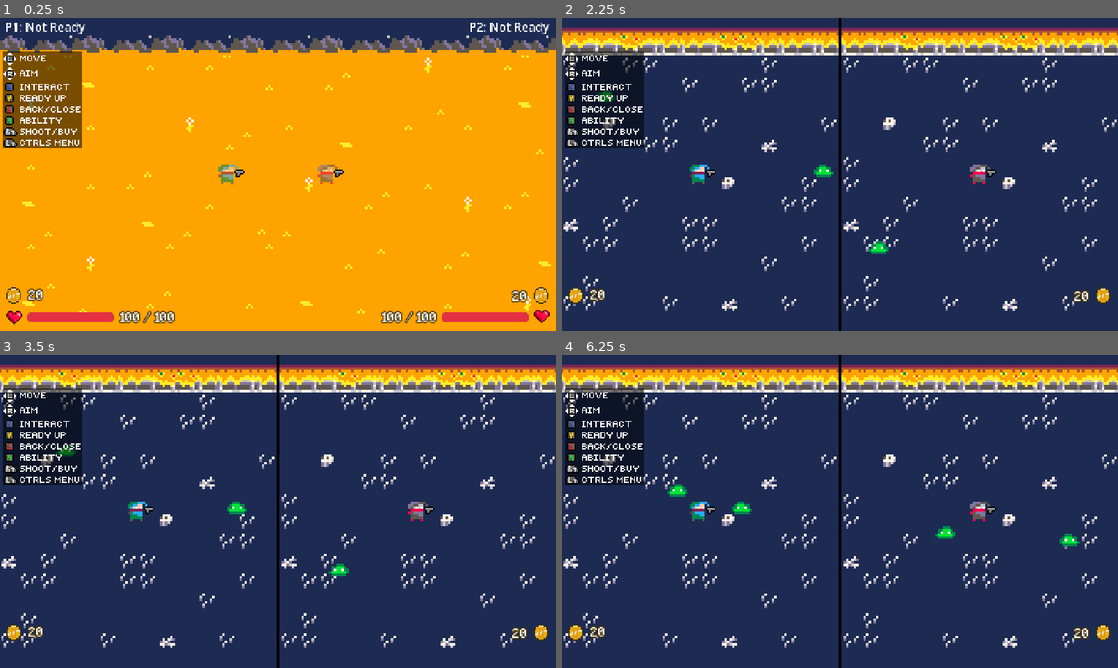
Above: before the commit, frames 1-4 (two rows, left to right).
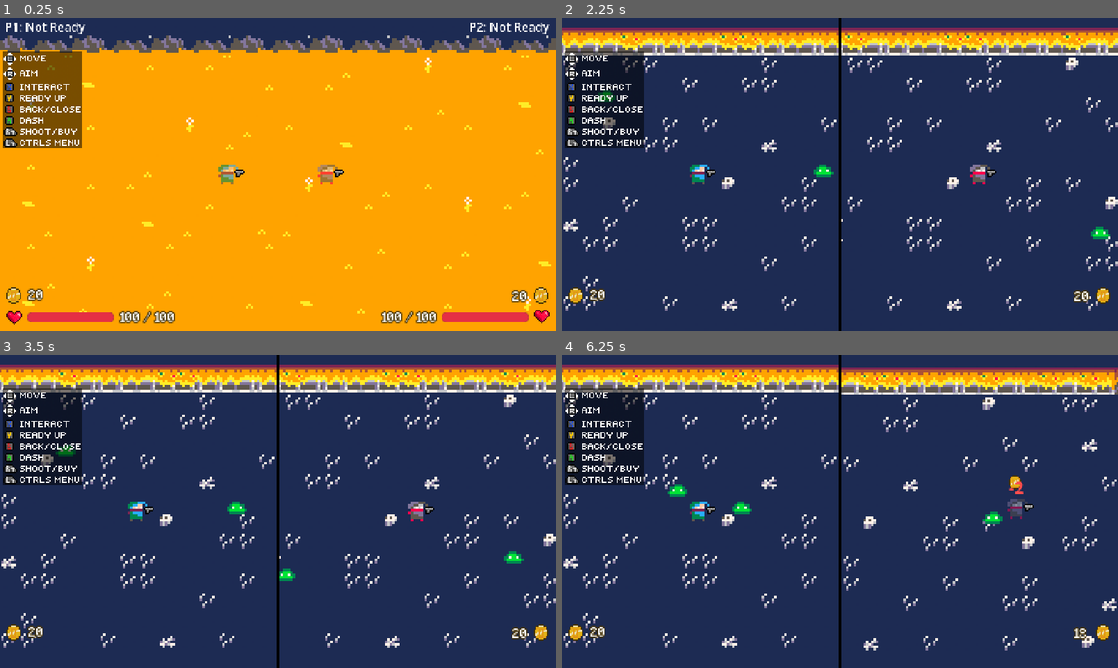
Above: after the commit, the same moments.

Repository: SamZhang150/rivals-ascent
Game: Godot game, scene res://scenes/core/splitscreen.tscn
Two runs of this game, one before a commit and one after it. Both use one fixed random seed, a clock stepped at 60 frames per second and the inputs below.
Inputs (mouse positions are in pixels of both pictures, inside the frame that each line leads up to):
- Up to frame 1 (0.25 s): no input
- Up to frame 2 (2.25 s): move the mouse to (962, 158) at 0.52 s; hold Shift (p1_ready) 0.53-1.28 s; click (962, 158) at 0.67 s; tap Enter at 1.25 s; move the mouse to (728, 190) at 1.27 s; tap M (p2_ready) at 1.35 s; click (728, 190) at 1.42 s; move the mouse to (895, 105) at 2.02 s; hold Shift (p1_ready) from 2.03 s (still down); click (895, 105) at 2.17 s
- Up to frame 3 (3.5 s): move the mouse to (250, 574) at 2.77 s; release Shift (p1_ready) at 2.78 s; tap M (p2_ready) at 2.85 s; click (250, 574) at 2.92 s
- Up to frame 4 (6.25 s): move the mouse to (1006, 558) at 3.52 s; hold Shift (p1_ready) 3.53-4.28 s; click (1006, 558) at 3.67 s; move the mouse to (673, 464) at 4.27 s; tap M (p2_ready) at 4.35, 5.85 s; click (673, 464) at 4.42 s; move the mouse to (867, 511) at 5.02 s; hold Shift (p1_ready) 5.03-5.78 s; click (867, 511) at 5.17 s; move the mouse to (756, 433) at 5.77 s; click (756, 433) at 5.92 s

The runs differ from the first frame. In frame 1, less than 0.1% of the frame differs, in the area x 3-12%, y 31-34%; in frame 2, 4.5%; in frame 3, 4.7%; in frame 4, 6.8%, in the area x 3-100%, y 3-95%.

Commit message:
add weapons + inventory scrolling, fix camera, rework dash

Diff:
--- a/project.godot
+++ b/project.godot
@@ -119,6 +119,26 @@
 "events": [Object(InputEventKey,"resource_local_to_scene":false,"resource_name":"","device":-1,"window_id":0,"alt_press …(195 unchanged characters)…
 ]
 }
+p1_invprev={
+"deadzone": 0.2,
+"events": [Object(InputEventKey,"resource_local_to_scene":false,"resource_name":"","device":-1,"window_id":0,"alt_pressed":false,"shift_pressed":false,"ctrl_pressed":false,"meta_pressed":false,"pressed":false,"keycode":0,"physical_keycode":49,"key_label":0,"unicode":49,"location":0,"echo":false,"script":null)
+]
+}
+p2_invprev={
+"deadzone": 0.2,
+"events": [Object(InputEventKey,"resource_local_to_scene":false,"resource_name":"","device":-1,"window_id":0,"alt_pressed":false,"shift_pressed":false,"ctrl_pressed":false,"meta_pressed":false,"pressed":false,"keycode":0,"physical_keycode":59,"key_label":0,"unicode":59,"location":0,"echo":false,"script":null)
+]
+}
+p1_invnext={
+"deadzone": 0.2,
+"events": [Object(InputEventKey,"resource_local_to_scene":false,"resource_name":"","device":-1,"window_id":0,"alt_pressed":false,"shift_pressed":false,"ctrl_pressed":false,"meta_pressed":false,"pressed":false,"keycode":0,"physical_keycode":50,"key_label":0,"unicode":50,"location":0,"echo":false,"script":null)
+]
+}
+p2_invnext={
+"deadzone": 0.2,
+"events": [Object(InputEventKey,"resource_local_to_scene":false,"resource_name":"","device":-1,"window_id":0,"alt_pressed":false,"shift_pressed":false,"ctrl_pressed":false,"meta_pressed":false,"pressed":false,"keycode":0,"physical_keycode":39,"key_label":0,"unicode":39,"location":0,"echo":false,"script":null)
+]
+}
 
 [layer_names]
 
--- a/scenes/entities/player.tscn
+++ b/scenes/entities/player.tscn
@@ -1,8 +1,29 @@
 [gd_scene format=3 uid="uid://dghjbmvjnkbp7"]
 
 [ext_resource type="Script" uid="uid://cxe7kvyjcwd6a" path="res://scripts/player.gd" id="1_ucweq"]
+[ext_resource type="Texture2D" uid="uid://bdb5a2dw0lkhf" path="res://assets/sprites/player/playerdash.png" id="2_1ie0h"]
 [ext_resource type="Texture2D" uid="uid://dir2ul2myjcyk" path="res://assets/sprites/pico8.png" id="2_08t41"]
 
+[sub_resource type="AtlasTexture" id="AtlasTexture_b6tgf"]
+atlas = ExtResource("2_1ie0h")
+region = Rect2(0, 0, 12, 8)
+
+[sub_resource type="AtlasTexture" id="AtlasTexture_73kkf"]
+atlas = ExtResource("2_1ie0h")
+region = Rect2(12, 0, 12, 8)
+
+[sub_resource type="AtlasTexture" id="AtlasTexture_n5sgd"]
+atlas = ExtResource("2_1ie0h")
+region = Rect2(24, 0, 12, 8)
+
+[sub_resource type="AtlasTexture" id="AtlasTexture_5ki56"]
+atlas = ExtResource("2_1ie0h")
+region = Rect2(36, 0, 12, 8)
+
+[sub_resource type="AtlasTexture" id="AtlasTexture_saib0"]
+atlas = ExtResource("2_1ie0h")
+region = Rect2(48, 0, 12, 8)
+
 [sub_resource type="AtlasTexture" id="AtlasTexture_08t41"]
 atlas = ExtResource("2_08t41")
 region = Rect2(0, 0, 8, 8)
@@ -18,6 +39,26 @@
 [sub_resource type="AtlasTexture" id="AtlasTexture_c5rqy"]
 atlas = ExtResource("2_08t41")
 region = Rect2(24, 0, 8, 8)
+
+[sub_resource type="AtlasTexture" id="AtlasTexture_ogpgs"]
+atlas = ExtResource("2_1ie0h")
+region = Rect2(0, 8, 12, 8)
+
+[sub_resource type="AtlasTexture" id="AtlasTexture_spk56"]
+atlas = ExtResource("2_1ie0h")
+region = Rect2(12, 8, 12, 8)
+
+[sub_resource type="AtlasTexture" id="AtlasTexture_1yk18"]
+atlas = ExtResource("2_1ie0h")
+region = Rect2(24, 8, 12, 8)
+
+[sub_resource type="AtlasTexture" id="AtlasTexture_b4o2o"]
+atlas = ExtResource("2_1ie0h")
+region = Rect2(36, 8, 12, 8)
+
+[sub_resource type="AtlasTexture" id="AtlasTexture_yr3on"]
+atlas = ExtResource("2_1ie0h")
+region = Rect2(48, 8, 12, 8)
 
 [sub_resource type="AtlasTexture" id="AtlasTexture_1ie0h"]
 atlas = ExtResource("2_08t41")
@@ -38,6 +79,26 @@
 [sub_resource type="SpriteFrames" id="SpriteFrames_dnykm"]
 animations = [{
 "frames": [{
+"duration": 0.6,
+"texture": SubResource("AtlasTexture_b6tgf")
+}, {
+"duration": 0.5,
+"texture": SubResource("AtlasTexture_73kkf")
+}, {
+"duration": 0.9,
+"texture": SubResource("AtlasTexture_n5sgd")
+}, {
+"duration": 0.6,
+"texture": SubResource("AtlasTexture_5ki56")
+}, {
+"duration": 0.6,
+"texture": SubResource("AtlasTexture_saib0")
+}],
+"loop": true,
+"name": &"p1_dash",
+"speed": 5.0
+}, {
+"frames": [{
 "duration": 1.0,
 "texture": SubResource("AtlasTexture_08t41")
 }],
@@ -60,6 +121,26 @@
 }],
 "loop": true,
 "name": &"p1_run",
+"speed": 5.0
+}, {
+"frames": [{
+"duration": 1.0,
+"texture": SubResource("AtlasTexture_ogpgs")
+}, {
+"duration": 1.0,
+"texture": SubResource("AtlasTexture_spk56")
+}, {
+"duration": 1.0,
+"texture": SubResource("AtlasTexture_1yk18")
+}, {
+"duration": 1.0,
+"texture": SubResource("AtlasTexture_b4o2o")
+}, {
+"duration": 1.0,
+"texture": SubResource("AtlasTexture_yr3on")
+}],
+"loop": true,
+"name": &"p2_dash",
 "speed": 5.0
 }, {
 "frames": [{
@@ -102,13 +183,14 @@
 collision_layer = 2
 script = ExtResource("1_ucweq")
 speed = 100.0
-dash_duration = 0.18
+dash_duration = 0.12
 dash_cooldown = 1.2
 
 [node name="AnimatedSprite2D" type="AnimatedSprite2D" parent="." unique_id=1251588531]
 texture_filter = 1
 sprite_frames = SubResource("SpriteFrames_dnykm")
-animation = &"p1_run"
+animation = &"p1_dash"
+frame_progress = 0.9713991
 
 [node name="CollisionShape2D" type="CollisionShape2D" parent="." unique_id=924631295]
 shape = SubResource("RectangleShape2D_1ie0h")
--- /dev/null
+++ b/scenes/entities/weapons/50cal.tscn
@@ -0,0 +1,57 @@
+[gd_scene format=3 uid="uid://c7cpfrihfo4vk"]
+
+[ext_resource type="Script" uid="uid://do6ylt0ahl1lb" path="res://scripts/weapons/gun.gd" id="1_w1bjy"]
+[ext_resource type="PackedScene" uid="uid://o5n41athbj2o" path="res://scenes/entities/weapons/laser_projectile.tscn" id="2_28i2p"]
+[ext_resource type="Texture2D" uid="uid://cwnnkwxyfyclo" path="res://assets/sprites/weapons/50cal.png" id="3_w1bjy"]
+
+[sub_resource type="AtlasTexture" id="AtlasTexture_28i2p"]
+atlas = ExtResource("3_w1bjy")
+region = Rect2(42, 0, 42, 12)
+
+[sub_resource type="AtlasTexture" id="AtlasTexture_x3bna"]
+atlas = ExtResource("3_w1bjy")
+region = Rect2(84, 0, 42, 12)
+
+[sub_resource type="AtlasTexture" id="AtlasTexture_et1bk"]
+atlas = ExtResource("3_w1bjy")
+region = Rect2(126, 0, 42, 12)
+
+[sub_resource type="SpriteFrames" id="SpriteFrames_kkxoa"]
+animations = [{
+"frames": [{
+"duration": 0.5,
+"texture": SubResource("AtlasTexture_28i2p")
+}, {
+"duration": 0.5,
+"texture": SubResource("AtlasTexture_x3bna")
+}, {
+"duration": 1.0,
+"texture": SubResource("AtlasTexture_et1bk")
+}],
+"loop": false,
+"name": &"fire",
+"speed": 5.0
+}, {
+"frames": [{
+"duration": 1.0,
+"texture": SubResource("AtlasTexture_et1bk")
+}],
+"loop": true,
+"name": &"idle",
+"speed": 5.0
+}]
+
+[node name="50Cal" type="Node2D" unique_id=1518235098]
+scale = Vector2(0.5, 0.5)
+script = ExtResource("1_w1bjy")
+fire_rate = 2.0
+damage = 50
+bullet_speed = 500.0
+max_ammo = 5
+reload_time = 5.0
+current_ammo = 5
+projectile_scene = ExtResource("2_28i2p")
+
+[node name="AnimatedSprite2D" type="AnimatedSprite2D" parent="." unique_id=110348040]
+sprite_frames = SubResource("SpriteFrames_kkxoa")
+animation = &"idle"
--- a/scenes/entities/weapons/ak47.tscn
+++ b/scenes/entities/weapons/ak47.tscn
@@ -51,7 +51,7 @@
 fire_rate = 8.0
 is_auto = true
 damage = 10
-bullet_length = 8.0
+bullet_length = 6.0
 bullet_speed = 300.0
 max_ammo = 20
 reload_time = 2.0
--- /dev/null
+++ b/scenes/entities/weapons/goldak47.tscn
@@ -0,0 +1,61 @@
+[gd_scene format=3 uid="uid://bd48fr7dajlel"]
+
+[ext_resource type="Script" uid="uid://do6ylt0ahl1lb" path="res://scripts/weapons/gun.gd" id="1_qimld"]
+[ext_resource type="PackedScene" uid="uid://o5n41athbj2o" path="res://scenes/entities/weapons/laser_projectile.tscn" id="2_a11vi"]
+[ext_resource type="Texture2D" uid="uid://c2ym6ud5luneh" path="res://assets/sprites/weapons/goldak47.png" id="3_qimld"]
+
+[sub_resource type="AtlasTexture" id="AtlasTexture_a11vi"]
+atlas = ExtResource("3_qimld")
+region = Rect2(22, 0, 22, 12)
+
+[sub_resource type="AtlasTexture" id="AtlasTexture_vml03"]
+atlas = ExtResource("3_qimld")
+region = Rect2(44, 0, 22, 12)
+
+[sub_resource type="AtlasTexture" id="AtlasTexture_5lhnl"]
+atlas = ExtResource("3_qimld")
+region = Rect2(66, 0, 22, 12)
+
+[sub_resource type="SpriteFrames" id="SpriteFrames_lnll2"]
+animations = [{
+"frames": [{
+"duration": 0.5,
+"texture": SubResource("AtlasTexture_a11vi")
+}, {
+"duration": 0.5,
+"texture": SubResource("AtlasTexture_vml03")
+}, {
+"duration": 1.0,
+"texture": SubResource("AtlasTexture_5lhnl")
+}],
+"loop": false,
+"name": &"fire",
+"speed": 5.0
+}, {
+"frames": [{
+"duration": 1.0,
+"texture": SubResource("AtlasTexture_5lhnl")
+}],
+"loop": true,
+"name": &"idle",
+"speed": 5.0
+}]
+
+[node name="GoldAK47" type="Node2D" unique_id=127409894]
+scale = Vector2(0.5, 0.5)
+script = ExtResource("1_qimld")
+fire_rate = 12.0
+is_auto = true
+damage = 10
+bullet_length = 8.0
+bullet_speed = 300.0
+max_ammo = 20
+reload_time = 2.0
+current_ammo = 20
+projectile_scene = ExtResource("2_a11vi")
+
+[node name="AnimatedSprite2D" type="AnimatedSprite2D" parent="." unique_id=1560634533]
+sprite_frames = SubResource("SpriteFrames_lnll2")
+animation = &"fire"
+frame = 2
+frame_progress = 1.0
--- a/scenes/entities/weapons/pistol.tscn
+++ b/scenes/entities/weapons/pistol.tscn
@@ -49,9 +49,10 @@
 scale = Vector2(0.5, 0.5)
 script = ExtResource("1_pojl6")
 fire_rate = 4.0
-damage = 1000
-bullet_length = 4.0
-bullet_speed = 280.0
+is_auto = true
+damage = 12
+bullet_length = 2.0
+bullet_speed = 200.0
 max_ammo = 10
 reload_time = 1.0
 current_ammo = 10
--- a/scenes/levels/shared/shop.tscn
+++ b/scenes/levels/shared/shop.tscn
@@ -587,6 +587,11 @@
 position = Vector2(47, 52)
 texture = ExtResource("3_rn1qy")
 
+[node name="CamTopLeft" type="Marker2D" parent="." unique_id=897993050]
+
+[node name="CamBottomRight" type="Marker2D" parent="." unique_id=931638209]
+position = Vector2(224, 128)
+
 [connection signal="body_entered" from="ShopStations/UpgradeStation" to="ShopStations/UpgradeStation" method="_on_body_entered"]
 [connection signal="body_exited" from="ShopStations/UpgradeStation" to="ShopStations/UpgradeStation" method="_on_body_exited"]
 [connection signal="body_entered" from="ShopStations/BuyStation" to="ShopStations/BuyStation" method="_on_body_entered"]
--- a/scripts/core/splitscreen.gd
+++ b/scripts/core/splitscreen.gd
@@ -110,9 +110,15 @@
 		return
 
 	if p1:
-		_center_viewport_on(left_viewport, p1.global_position, p1_dungeon_rooms[p1_room_index])
+		if phase == Phase.SHOP_WAITING and p1_finished_dungeon and shop_instance:
+			_center_viewport_on(left_viewport, p1.global_position, shop_instance)
+		elif p1_room_index >= 0 and p1_room_index < p1_dungeon_rooms.size():
+			_center_viewport_on(left_viewport, p1.global_position, p1_dungeon_rooms[p1_room_index])
 	if p2:
-		_center_viewport_on(right_viewport, p2.global_position, p2_dungeon_rooms[p2_room_index])
+		if phase == Phase.SHOP_WAITING and p2_finished_dungeon and shop_instance:
+			_center_viewport_on(right_viewport, p2.global_position, shop_instance)
+		elif p2_room_index >= 0 and p2_room_index < p2_dungeon_rooms.size():
+			_center_viewport_on(right_viewport, p2.global_position, p2_dungeon_rooms[p2_room_index])
 
 func _center_viewport_on(vp: SubViewport, target_pos: Vector2, room: Node2D) -> void:
 	if room == null:
--- a/scripts/global.gd
+++ b/scripts/global.gd
@@ -32,6 +32,8 @@
 	_add_joy_motion_event(prefix + "attack", device_id, JOY_AXIS_TRIGGER_RIGHT, 1.0)
 	_add_joy_button_event(prefix + "interact", device_id, JOY_BUTTON_X)
 	_add_joy_button_event(prefix + "dash", device_id, JOY_BUTTON_A)
+	_add_joy_button_event(prefix + "invprev", device_id, JOY_BUTTON_LEFT_SHOULDER)
+	_add_joy_button_event(prefix + "invnext", device_id, JOY_BUTTON_RIGHT_SHOULDER)
 	_add_joy_button_event(prefix + "back", device_id, JOY_BUTTON_B)
 	_add_joy_button_event(prefix + "ready", device_id, JOY_BUTTON_Y)
 
@@ -82,7 +84,9 @@
 		"attack_cooldown": 1.75,
 		"invuln_time": 0.75,
 		"knockback_strength": 120.0,
-		"knockback_decay": 700.0
+		"knockback_decay": 700.0,
+		"dashes_max": 1,
+		"dashes_available": 1
 	},
 	2: {
 		"health": 100,
@@ -94,6 +98,8 @@
 		"attack_cooldown": 1.75,
 		"invuln_time": 0.75,
 		"knockback_strength": 120.0,
-		"knockback_decay": 700.0
+		"knockback_decay": 700.0,
+		"dashes_max": 1,
+		"dashes_available": 1
 	}
 }
--- a/scripts/player.gd
+++ b/scripts/player.gd
@@ -24,6 +24,9 @@
 @export var speed: float = 50.0
 @export var max_health: int = 100
 @export var starter_weapon_scene: PackedScene = preload("res://scenes/entities/weapons/pistol.tscn")
+@export var ak47_weapon_scene: PackedScene = preload("res://scenes/entities/weapons/ak47.tscn")
+@export var fifty_cal_weapon_scene: PackedScene = preload("res://scenes/entities/weapons/50cal.tscn")
+@export var gold_ak_weapon_scene: PackedScene = preload("res://scenes/entities/weapons/goldak47.tscn")
 @export var weapon_offset: Vector2 = Vector2(5, -1)
 @export var aim_deadzone: float = 0.25
 @export var dash_speed: float = 300.0
@@ -43,6 +46,7 @@
 var last_move_direction: Vector2 = Vector2.RIGHT
 var last_aim_direction: Vector2 = Vector2.RIGHT
 var equipped_weapon: Node2D = null
+var current_weapon_index: int = 0
 
 var is_invulnerable: bool = false
 var damage_knockback: Vector2 = Vector2.ZERO
@@ -61,13 +65,13 @@
 # Input action prefixes
 var _prefix: String = "p1_"
 
+var _weapon_scenes: Dictionary = {}
+
 # Dash
-var has_dash: bool = false
 var is_dashing: bool = false
-var can_dash: bool = true
 var dash_direction: Vector2 = Vector2.ZERO
 var _dash_timer: Timer = null
-var _dash_cooldown_timer: Timer = null
+var _dash_recharge_timer: Timer = null
 
 @onready var sprite: AnimatedSprite2D = $AnimatedSprite2D
 @onready var attack_area: Area2D = $AttackArea
@@ -91,6 +95,7 @@
 	hitbox.add_to_group("player_hitbox")
 
 	_prefix = "p1_" if player_id == 1 else "p2_"
+	_register_weapon_scenes()
 	attack_area.monitoring = false
 	attack_timer.timeout.connect(_on_attack_cooldown_finished)
 
@@ -108,11 +113,11 @@
 	_dash_timer.timeout.connect(_on_dash_finished)
 	add_child(_dash_timer)
 
-	_dash_cooldown_timer = Timer.new()
-	_dash_cooldown_timer.one_shot = true
-	_dash_cooldown_timer.wait_time = dash_cooldown
-	_dash_cooldown_timer.timeout.connect(_on_dash_cooldown_finished)
-	add_child(_dash_cooldown_timer)
+	_dash_recharge_timer = Timer.new()
+	_dash_recharge_timer.one_shot = true
+	_dash_recharge_timer.wait_time = dash_cooldown
+	_dash_recharge_timer.timeout.connect(_on_dash_recharge_finished)
+	add_child(_dash_recharge_timer)
 
 	# Connect hitbox signals to track enemies in contact
 	hitbox.area_entered.connect(_on_hitbox_area_entered)
@@ -195,6 +200,14 @@
 		_try_dash()
 		return
 
+	if event.is_action_pressed(_prefix + "invprev"):
+		cycle_weapon(-1)
+		return
+
+	if event.is_action_pressed(_prefix + "invnext"):
+		cycle_weapon(1)
+		return
+
 	if not can_attack:
 		return
 
@@ -302,7 +315,56 @@
 		print("popup missing show_amount")
 
 func _equip_starter_weapon() -> void:
+	if not inventory.has("pistol"):
+		inventory.append("pistol")
+	current_weapon_index = inventory.find("pistol")
 	equip_weapon_scene(starter_weapon_scene)
+
+
+func _register_weapon_scenes() -> void:
+	_weapon_scenes.clear()
+	if starter_weapon_scene != null:
+		_weapon_scenes["pistol"] = starter_weapon_scene
+	if ak47_weapon_scene != null:
+		_weapon_scenes["ak47"] = ak47_weapon_scene
+	if fifty_cal_weapon_scene != null:
+		_weapon_scenes["50cal"] = fifty_cal_weapon_scene
+	if gold_ak_weapon_scene != null:
+		_weapon_scenes["gold_ak"] = gold_ak_weapon_scene
+
+
+func add_weapon_to_inventory(weapon_key: String, auto_equip: bool = true) -> bool:
+	if weapon_key == "":
+		return false
+	if not _weapon_scenes.has(weapon_key):
+		push_warning("Unknown weapon key: " + weapon_key)
+		return false
+	if not inventory.has(weapon_key):
+		inventory.append(weapon_key)
+
+	if auto_equip:
+		var idx := inventory.find(weapon_key)
+		if idx != -1:
+			current_weapon_index = idx
+		equip_weapon_scene(_weapon_scenes[weapon_key])
+
+	return true
+
+
+func cycle_weapon(direction: int) -> void:
+	if inventory.size() <= 1:
+		return
+	if shop_ui_open or not can_move:
+		return
+	if is_dashing:
+		return
+
+	current_weapon_index = wrapi(current_weapon_index + direction, 0, inventory.size())
+	var weapon_key: String = inventory[current_weapon_index]
+	if not _weapon_scenes.has(weapon_key):
+		return
+
+	equip_weapon_scene(_weapon_scenes[weapon_key])
 
 
 func equip_weapon_scene(weapon_scene: PackedScene) -> void:
@@ -479,7 +541,6 @@
 	attack_area.monitoring = false
 
 	is_dashing = false
-	can_dash = true
 	dash_direction = Vector2.ZERO
 
 
@@ -501,9 +562,12 @@
 	)
 
 func _try_dash() -> void:
-	if not has_dash:
-		return
-	if not can_dash:
+	var stats = Global.player_stats[player_id]
+	var dashes_available: int = int(stats.get("dashes_available", 0))
+
+	if dashes_available <= 0:
+		return
+	if _dash_recharge_timer.is_stopped() == false:
 		return
 	if not can_move:
 		return
@@ -520,7 +584,12 @@
 		return
 
 	is_dashing = true
-	can_dash = false
+	sprite.play(_prefix + "dash")
+	sprite.frame = 0
+	sprite.frame_progress = 0.0
+	dashes_available -= 1
+	stats["dashes_available"] = dashes_available
+
 	dash_direction = input_dir
 	last_move_direction = input_dir
 
@@ -531,15 +600,19 @@
 	_update_weapon_pose(dash_direction)
 
 	_dash_timer.start()
-	_dash_cooldown_timer.start()
+
+	# If all dashes used, start recharge timer
+	if dashes_available <= 0:
+		_dash_recharge_timer.start()
 
 
 func _on_dash_finished() -> void:
 	is_dashing = false
 
 
-func _on_dash_cooldown_finished() -> void:
-	can_dash = true
+func _on_dash_recharge_finished() -> void:
+	var stats = Global.player_stats[player_id]
+	stats["dashes_available"] = int(stats.get("dashes_max", 0))
 
 # ─── SHOP INTERACTION ────────────────────────────────────
 
--- a/scripts/ui/shop_ui.gd
+++ b/scripts/ui/shop_ui.gd
@@ -1,6 +1,8 @@
 extends Control
 
 const AK47_SCENE: PackedScene = preload("res://scenes/entities/weapons/ak47.tscn")
+const FIFTY_CAL_SCENE: PackedScene = preload("res://scenes/entities/weapons/50cal.tscn")
+const GOLD_AK_SCENE: PackedScene = preload("res://scenes/entities/weapons/goldak47.tscn")
 
 @onready var p1_shop_ui: Control = $Root/P1ShopUI
 @onready var p1_main_panel: Panel = $Root/P1ShopUI/MainPanel
@@ -132,10 +134,12 @@
 			title_label.text = "Upgrade"
 			_add_upgrade_button(player_id, options_container, "+10 Max HP", 20)
 			_add_upgrade_button(player_id, options_container, "+10 Speed", 25)
+			_add_dash_upgrade_buttons(player_id, options_container)
 		"buy":
 			title_label.text = "Buy"
-			_add_buy_button(player_id, options_container, "AK47", 80)
-			_add_buy_button(player_id, options_container, "Dash", 35)
+			_add_buy_button(player_id, options_container, "AK47", 50)
+			_add_buy_button(player_id, options_container, "50Cal", 80)
+			_add_buy_button(player_id, options_container, "Gold AK", 100)
 
 		_:
 			title_label.text = "Shop"
@@ -201,10 +205,14 @@
 				if player.inventory.has("ak47"):
 					disable = true
 					button.text = "AK47 - Owned"
-			"Dash":
-				if player.has_dash:
+			"50Cal":
+				if player.inventory.has("50cal"):
 					disable = true
-					button.text = "Dash - Owned"
+					button.text = "50Cal - Owned"
+			"Gold AK":
+				if player.inventory.has("gold_ak"):
+					disable = true
+					button.text = "Gold AK - Owned"
 
 	button.disabled = disable
 
@@ -343,9 +351,11 @@
 	if player == null:
 		return
 
-	if item_name == "Dash" and player.has_dash:
-		return
 	if item_name == "AK47" and player.inventory.has("ak47"):
+		return
+	if item_name == "50Cal" and player.inventory.has("50cal"):
+		return
+	if item_name == "Gold AK" and player.inventory.has("gold_ak"):
 		return
 
 	if player.gold < cost:
@@ -360,16 +370,98 @@
 			if AK47_SCENE == null:
 				push_warning("AK47 scene is missing")
 				return
-			if player.has_method("equip_weapon_scene"):
+			if player.has_method("add_weapon_to_inventory"):
+				player.add_weapon_to_inventory("ak47", true)
+			elif player.has_method("equip_weapon_scene"):
 				player.equip_weapon_scene(AK47_SCENE)
-			player.inventory.append("ak47")
-
-		"Dash":
-			player.has_dash = true
-			player.inventory.append("dash")
+				if not player.inventory.has("ak47"):
+					player.inventory.append("ak47")
+
+		"50Cal":
+			if FIFTY_CAL_SCENE == null:
+				push_warning("50Cal scene is missing")
+				return
+			if player.has_method("add_weapon_to_inventory"):
+				player.add_weapon_to_inventory("50cal", true)
+			elif player.has_method("equip_weapon_scene"):
+				player.equip_weapon_scene(FIFTY_CAL_SCENE)
+				if not player.inventory.has("50cal"):
+					player.inventory.append("50cal")
+
+		"Gold AK":
+			if GOLD_AK_SCENE == null:
+				push_warning("Gold AK scene is missing")
+				return
+			if player.has_method("add_weapon_to_inventory"):
+				player.add_weapon_to_inventory("gold_ak", true)
+			elif player.has_method("equip_weapon_scene"):
+				player.equip_weapon_scene(GOLD_AK_SCENE)
+				if not player.inventory.has("gold_ak"):
+					player.inventory.append("gold_ak")
 
 		_:
 			push_warning("Unknown item: " + item_name)
+
+	populate_ui_for_player(player_id)
+
+
+func _add_dash_upgrade_buttons(player_id: int, container: VBoxContainer) -> void:
+	var player := _get_player_by_id(player_id)
+	if player == null:
+		return
+
+	if not Global.player_stats.has(player_id):
+		return
+
+	var stats: Dictionary = Global.player_stats[player_id]
+	var dashes_max: int = int(stats.get("dashes_max", 0))
+	var cost: int = 40
+
+	# Allow purchasing up to 3 dash upgrades
+	if dashes_max < 3:
+		var button := Button.new()
+		var charge_num := dashes_max + 1
+		button.text = "+1 Dash (" + str(charge_num) + "/3) - " + str(cost) + "g"
+		button.custom_minimum_size = Vector2(0, option_button_height)
+		button.size_flags_horizontal = Control.SIZE_EXPAND_FILL
+		button.size_flags_vertical = Control.SIZE_SHRINK_CENTER
+		button.add_theme_font_size_override("font_size", 10)
+
+		if player.gold < cost:
+			button.disabled = true
+
+		button.pressed.connect(func() -> void:
+			_attempt_dash_upgrade(player_id, cost)
+		)
+
+		_add_button_row(container, button)
+		_register_option_button(player_id, button)
+
+
+func _attempt_dash_upgrade(player_id: int, cost: int) -> void:
+	var player := _get_player_by_id(player_id)
+	if player == null:
+		return
+
+	if player.gold < cost:
+		return
+
+	if not Global.player_stats.has(player_id):
+		return
+
+	var stats: Dictionary = Global.player_stats[player_id]
+	var dashes_max: int = int(stats.get("dashes_max", 0))
+
+	if dashes_max >= 3:
+		return
+
+	player.gold -= cost
+	if player.has_method("_update_coin_ui"):
+		player._update_coin_ui()
+
+	dashes_max += 1
+	stats["dashes_max"] = dashes_max
+	stats["dashes_available"] = dashes_max
 
 	populate_ui_for_player(player_id)
 
Binary file added: assets/sprites/player/playerdash.png
Not shown, added: assets/sprites/player/playerdash.png.import
Binary file changed: assets/sprites/ui/controls.png
Binary file added: assets/sprites/weapons/50cal.png
Not shown, added: assets/sprites/weapons/50cal.png.import
Binary file added: assets/sprites/weapons/goldak47.png
Not shown, added: assets/sprites/weapons/goldak47.png.import
Not shown: 1 places in scripts/levels/dungeon_pool.tres that only renumber resources
